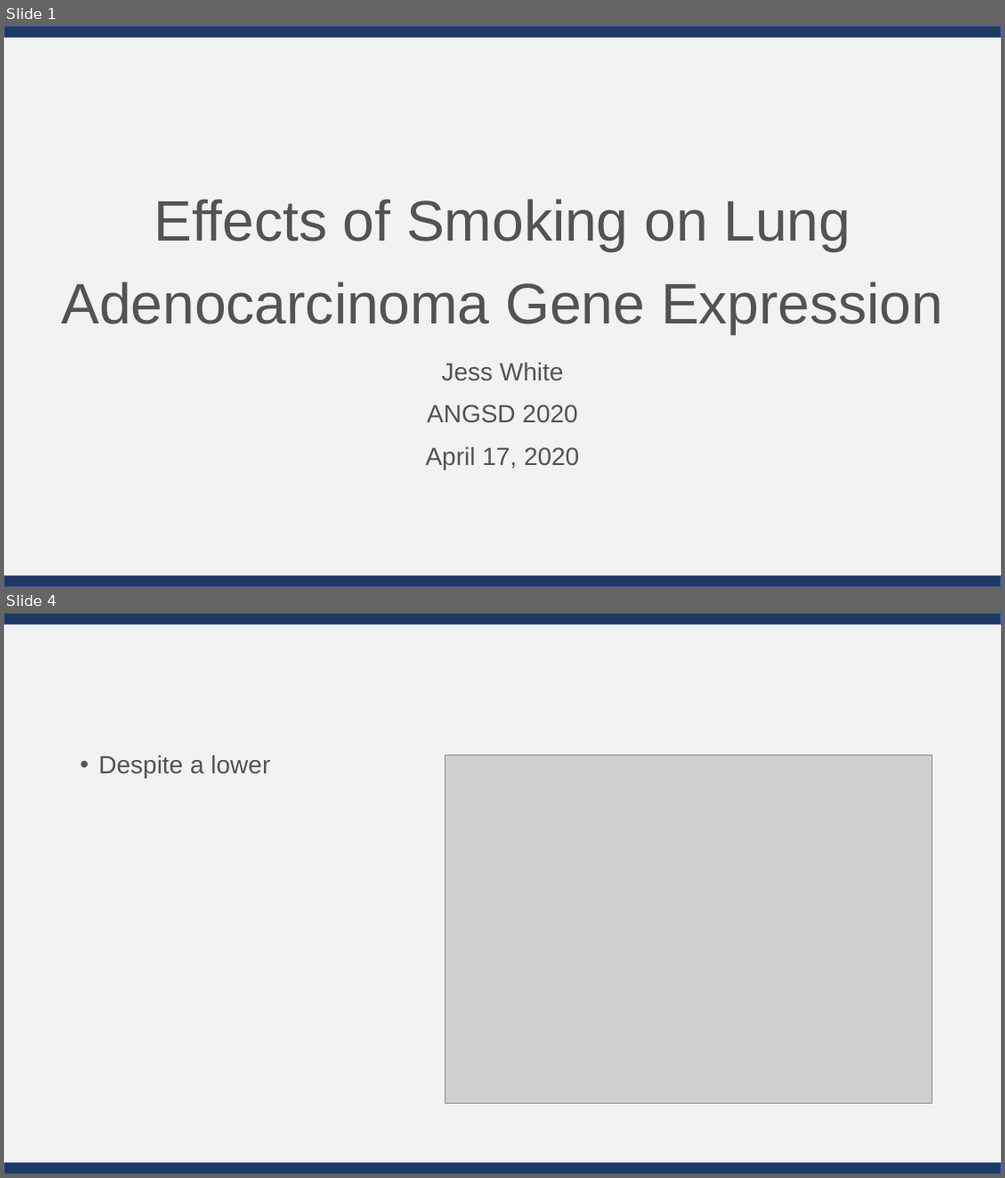
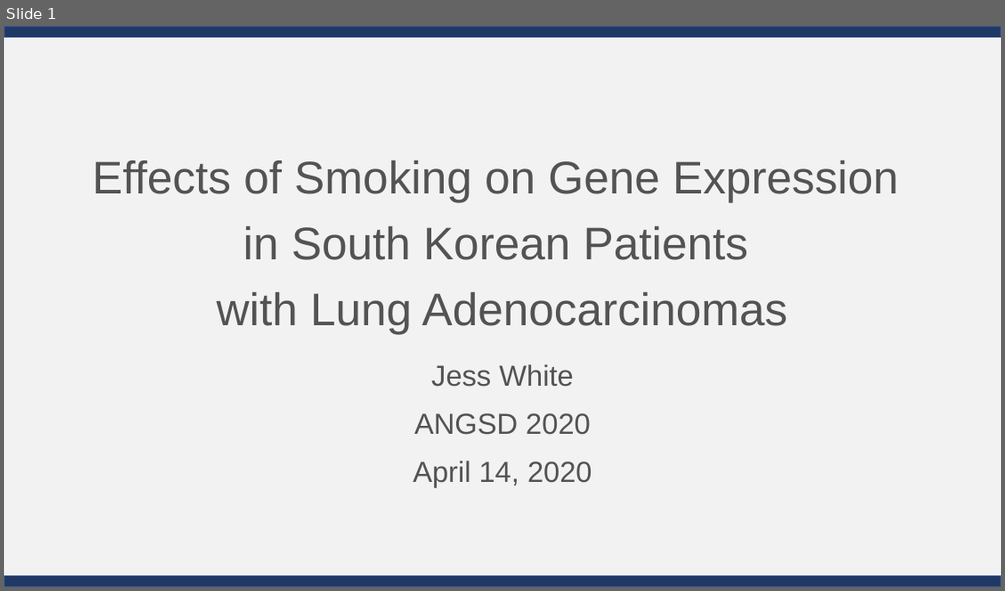
Before and after one commit to jessicaw9910/ANGSD, a slide deck: White_Final Presentation_2020.04.13.pptx. Shown one above the other, each under a label of ours: slides 1 and 4 before the commit, slide 1 after it; the slides between them are not shown. The pictures are 1005x1178 and 1005x591 pixels, drawn with LibreOffice and Linux fonts; fonts in the diff are those of the drawing; grey boxes stand for pictures. Boxes give left, top, right and bottom in pixels: in the first picture for what was removed or moved away, otherwise in the second. Text is boxed around its words. In the diff, an @@ line names an element or a change of style, - is before the commit and + after.

```diff
--- a/White_Final Presentation_2020.04.13.pptx
+++ b/White_Final Presentation_2020.04.13.pptx
@@ slide 4 removed at box(4, 613, 1001, 1174), background #FFFFFF; not listed: 3 template elements that a slide beside it also shows @@
@@ text removed at box(98, 755, 270, 778) @@
-• Despite a lower
@@ picture removed at box(445, 755, 933, 1103) @@
@@ slide 1 changed as well @@
@@ title at box(92, 160, 898, 334): text changed; size 55 to 44 pt @@
-Effects of Smoking on Lung Adenocarcinoma Gene Expression
+Effects of Smoking on Gene Expression
+in South Korean Patients
+with Lung Adenocarcinomas
@@ subtitle at box(414, 364, 591, 435): size 24 to 28 pt in "Jess White", "ANGSD 2020" @@
@@ subtitle at box(413, 460, 592, 487): text changed; size 24 to 28 pt @@
-April 17, 2020
+April 14, 2020
```
Also in this commit, not shown: 6 slides added, 6 other slides removed, 12 other files.
